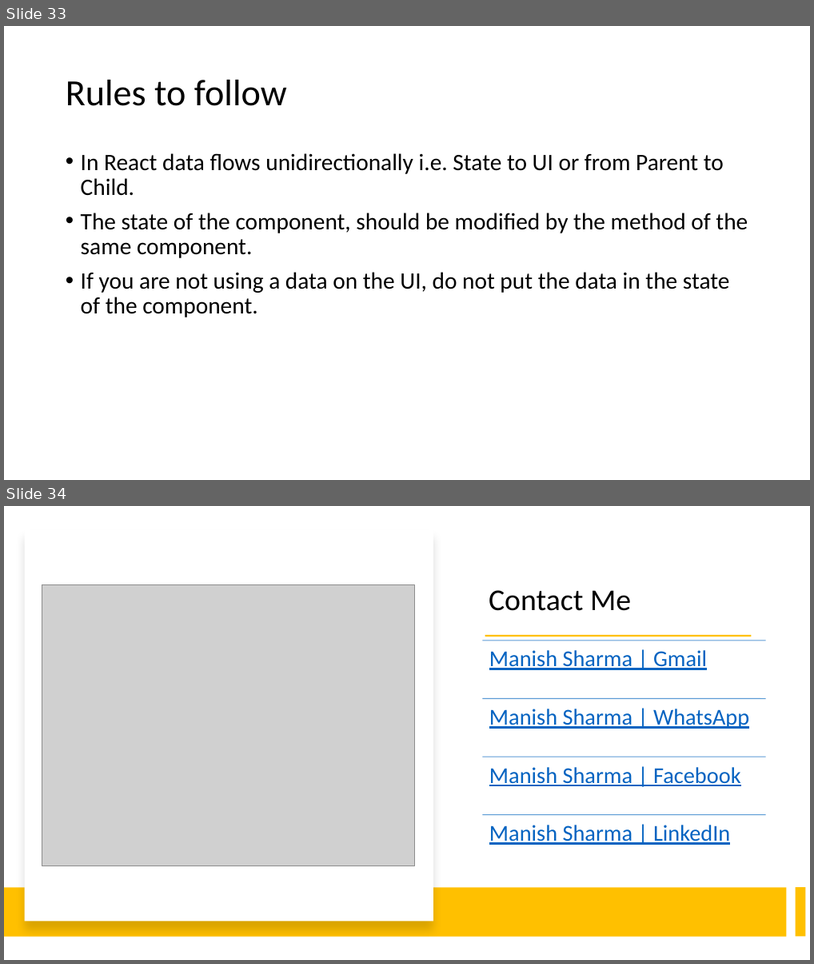
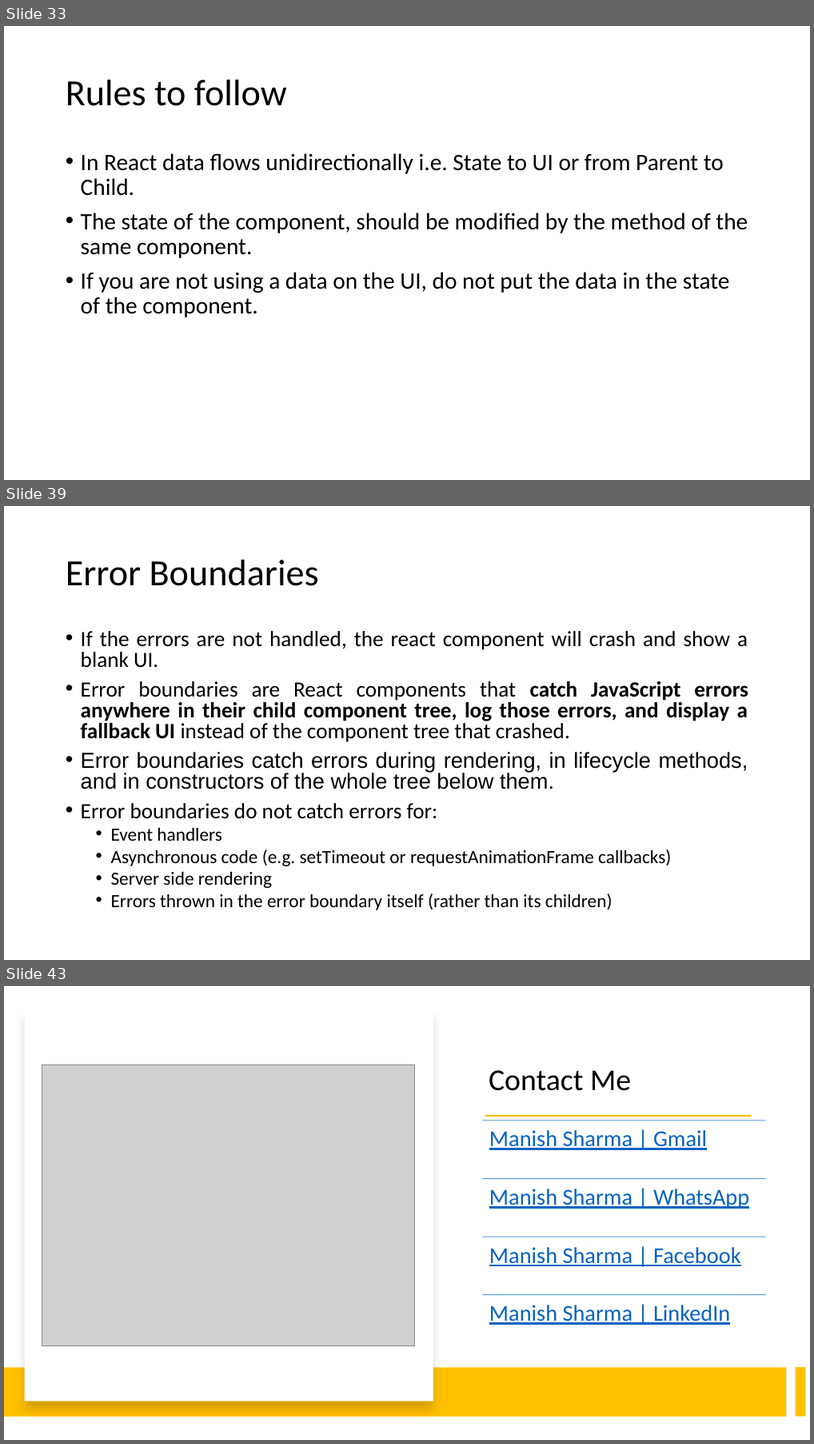
Before and after one commit to explore-with-manish/im-jan24, a slide deck: React/Notes/React.pptx. Shown one above the other, each under a label of ours: slides 33 and 34 before the commit, slides 33, 39 and 43 after it; the slides between them are not shown. The pictures are 814x964 and 814x1444 pixels, drawn with LibreOffice and Linux fonts; fonts in the diff are those of the drawing; grey boxes stand for pictures. Boxes give left, top, right and bottom in pixels: in the first picture for what was removed or moved away, otherwise in the second. Text is boxed around its words. In the diff, an @@ line names an element or a change of style, - is before the commit and + after.

Commit message:
Error Handling

```diff
--- a/React/Notes/React.pptx
+++ b/React/Notes/React.pptx
@@ slide 39 added at <box>4,506,810,960</box>, background #FFFFFF @@
@@ title added at <box>66,560,319,586</box>, 44 pt, text #000000 @@
+Error Boundaries
@@ text added at <box>81,631,749,910</box>, 25.9 pt, text #000000 @@
+• If the errors are not handled, the react component will crash and show a blank UI.
+• Error boundaries are React components that catch JavaScript errors anywhere in their child component tree, log those errors, and display a fallback UI instead of the component tree that crashed.
+• Error boundaries catch errors during rendering, in lifecycle methods, and in constructors of the whole tree below them.
+• Error boundaries do not catch errors for:
+  • Event handlers
+  • Asynchronous code (e.g. setTimeout or requestAnimationFrame callbacks)
+  • Server side rendering
+  • Errors thrown in the error boundary itself (rather than its children)
@@ what was slide 34 is now slide 43 @@
```
Also in this commit, not shown: 8 other slides added, 4 other files.
